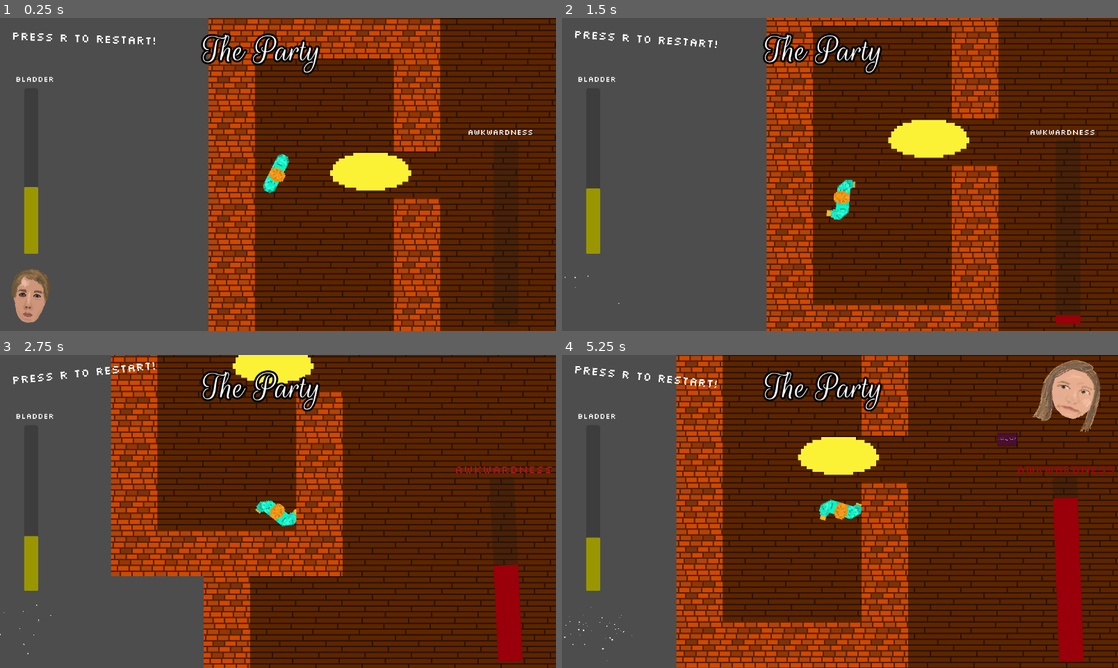
Above: before the commit, frames 1-4 (two rows, left to right).
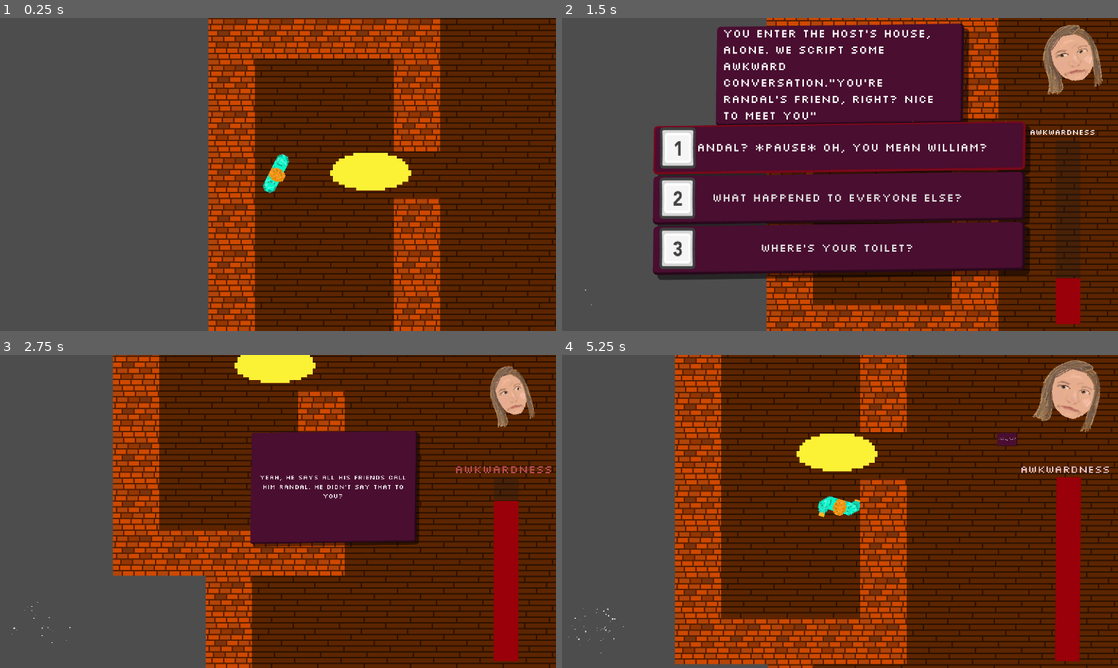
Above: after the commit, the same moments.

Repository: Jibby-Games/PizzaJam11
Game: Godot game, scene res://levels/PartyGame/house.tscn
Two runs of this game, one before a commit and one after it. Both use one fixed random seed, a clock stepped at 60 frames per second and the inputs below. This scene is started directly instead of the project's main scene.
Inputs (mouse positions are in pixels of both pictures, inside the frame that each line leads up to):
- Up to frame 1 (0.25 s): no input
- Up to frame 2 (1.5 s): tap R (restart) at 0.5, 1.25 s; move the mouse to (962, 158) at 0.52 s; press the mouse at (962, 158) at 0.53 s; hold D (right) 0.53-1.28 s; tap Enter (ui_accept) at 0.77 s; move the mouse to (728, 190) at 1.27 s; release the mouse at (728, 190) at 1.28 s; hold S (down) from 1.28 s (still down); click (728, 190) at 1.35 s
- Up to frame 3 (2.75 s): tap Enter (ui_accept) at 1.52 s; move the mouse to (333, 442) at 2.02 s; release S (down) at 2.03 s; press the mouse at (333, 442) at 2.03 s; hold D (right) from 2.03 s (still down)
- Up to frame 4 (5.25 s): move the mouse to (812, 574) at 2.77 s; release D (right) at 2.78 s; release the mouse at (812, 574) at 2.78 s; hold W (up) 2.78-3.53 s; click (812, 574) at 2.85 s; move the mouse to (1006, 558) at 3.52 s; press the mouse at (1006, 558) at 3.53 s; hold A (left) 3.53-5.03 s; move the mouse to (673, 464) at 4.27 s; release the mouse at (673, 464) at 4.28 s; click (673, 464) at 4.35 s; move the mouse to (867, 511) at 5.02 s; press the mouse at (867, 511) at 5.03 s; hold S (down) from 5.03 s (still down)

The runs differ from the first frame. In frame 1, 3.1% of the frame differs, in the area x 2-96%, y 4-98%; in frame 2, 50%, in the area x 0-98%, y 1-96%; in frame 3, 30%; in frame 4, 46%.
Error after the commit: Parse Error: Expected opening "(" after function name. (res://levels/PartyGame/house.gd:29)

Commit message:
lay groundwork for completing the level

Diff:
--- /dev/null
+++ b/levels/PartyGame/house.gd
@@ -0,0 +1,29 @@
+extends Level
+
+
+var completed_events = [false, false, false]
+
+
+# Called when the node enters the scene tree for the first time.
+func _ready():
+	pass # Replace with function body.
+
+
+# Called every frame. 'delta' is the elapsed time since the previous frame.
+func _process(delta):
+	pass
+
+
+func _on_refreshments_trigger_trigger_done():
+	completed_events[0] = true
+
+
+func _on_cheese_trigger_trigger_done():
+	completed_events[1] = true
+
+
+func _on_host_awkward_trigger_trigger_done():
+	completed_events[2] = true
+
+
+func check_
--- a/levels/PartyGame/house.tscn
+++ b/levels/PartyGame/house.tscn
@@ -1,22 +1,25 @@
-[gd_scene load_steps=6 format=3 uid="uid://dikq0vycgx3kt"]
+[gd_scene load_steps=7 format=3 uid="uid://dfmhlea2r2vv"]
 
 [ext_resource type="PackedScene" uid="uid://b8xwphmndk8fr" path="res://levels/base_level.tscn" id="1_p5jp2"]
+[ext_resource type="Script" path="res://levels/PartyGame/house.gd" id="2_hlqrf"]
 [ext_resource type="PackedScene" uid="uid://164aiq1258ql" path="res://objects/awkward_trigger.tscn" id="2_kpem7"]
-[ext_resource type="Resource" uid="uid://b8nbamo4w1o0e" path="res://awkward_scenarios/host_intro.tres" id="3_cngqg"]
-[ext_resource type="Resource" uid="uid://6ksqfud44r8n" path="res://awkward_scenarios/refreshments.tres" id="3_k3mfd"]
-[ext_resource type="Resource" uid="uid://dkpgfv4tjx3eg" path="res://awkward_scenarios/cheese.tres" id="4_3ffwu"]
+[ext_resource type="Resource" path="res://awkward_scenarios/host_intro.tres" id="3_cngqg"]
+[ext_resource type="Resource" path="res://awkward_scenarios/refreshments.tres" id="3_k3mfd"]
+[ext_resource type="Resource" path="res://awkward_scenarios/cheese.tres" id="4_3ffwu"]
 
 [node name="Level" instance=ExtResource("1_p5jp2")]
+script = ExtResource("2_hlqrf")
 level_name = "The Party"
 music_track = "sensual"
 
 [node name="TileMap" parent="." index="0"]
 layer_0/name = "lower"
-layer_0/tile_data = PackedInt32Array(65537, 131072, 0, 1, 13 …(1033 unchanged characters)…  -589812, 0, 0, -524276, 0, 0, -458740, 0, 0, -393204, 0, 0, -327668, 0, 0, -262132, 0, 0, 262145, 0, 0, 327681, 0, 0, 393217, 0, 0, 458753, 0, 0, 524289, 0, 0, 589825, 0, 0, 655361, 0, 0, 655362, 0, 0, 655363, 0, 0, 655364, 0, 0, 655365, 0, 0, 655366, 0, 0, 655367, 0, 0, 655368, 0, 0, 655369, 0, 0, 655370, 0, 0, 655371, 0, 0, 655372, 0, 0, -196596, 0, 0, -131060, 0, 0, -65524, 0, 0, 12, 0, 0, 65548, 0, 0, 131084, 0, 0, 196620,  …(3261 unchanged characters)…
+layer_0/tile_data = PackedInt32Array(65537, 131072, 0, 1, 13 …(1033 unchanged characters)…  -589812, 0, 0, -524276, 0, 0, -458740, 196608, 0, -393204, 0, 0, -327668, 0, 0, -262132, 0, 0, 262145, 0, 0, 327681, 0, 0, 393217, 0, 0, 458753, 0, 0, 524289, 0, 0, 589825, 0, 0, 655361, 0, 0, 655362, 0, 0, 655363, 0, 0, 655364, 0, 0, 655365, 0, 0, 655366, 0, 0, 655367, 0, 0, 655368, 0, 0, 655369, 0, 0, 655370, 196608, 0, 655371, 0, 0, 655372, 0, 0, -196596, 0, 0, -131060, 0, 0, -65524, 0, 0, 12, 196608, 0, 65548, 0, 0, 131084, 0, 0, 196620,  …(3261 unchanged characters)…
 
 [node name="Player" parent="." index="1"]
 position = Vector2(16, -16)
 rotation = 6.28319
+base_embarrassment_increase = 1
 
 [node name="RefreshmentsTrigger" parent="." index="2" instance=ExtResource("2_kpem7")]
 position = Vector2(208, -240)
@@ -29,3 +32,7 @@
 [node name="HostAwkwardTrigger" parent="." index="4" instance=ExtResource("2_kpem7")]
 position = Vector2(80, -17)
 awkward_scenario = ExtResource("3_cngqg")
+
+[connection signal="trigger_done" from="RefreshmentsTrigger" to="." method="_on_refreshments_trigger_trigger_done"]
+[connection signal="trigger_done" from="CheeseTrigger" to="." method="_on_cheese_trigger_trigger_done"]
+[connection signal="trigger_done" from="HostAwkwardTrigger" to="." method="_on_host_awkward_trigger_trigger_done"]
--- a/singletons/level_manager.gd
+++ b/singletons/level_manager.gd
@@ -3,6 +3,7 @@
 
 var levels := [
 	preload("res://levels/PartyGame/arrival.tscn"),
+	preload("res://levels/PartyGame/house.tscn"),
 	preload("res://levels/level1.tscn"),
 	preload("res://levels/level2.tscn"),
 	preload("res://levels/level3.tscn"),
